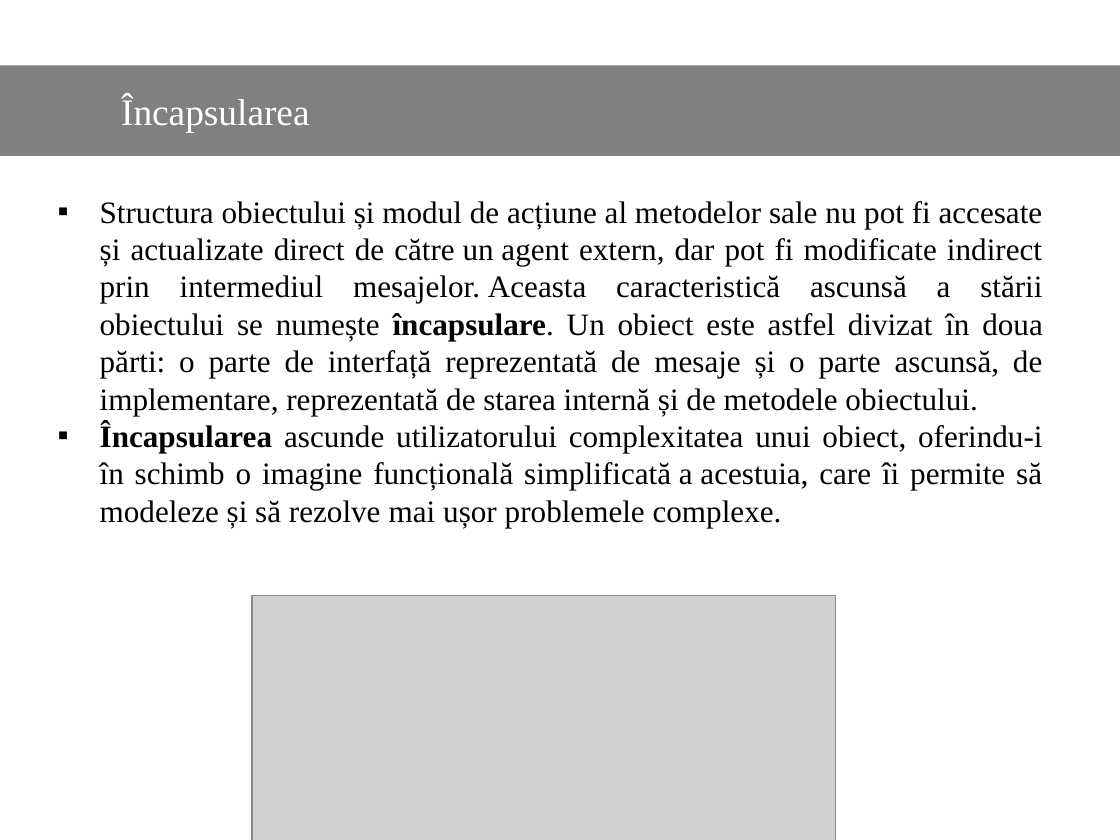
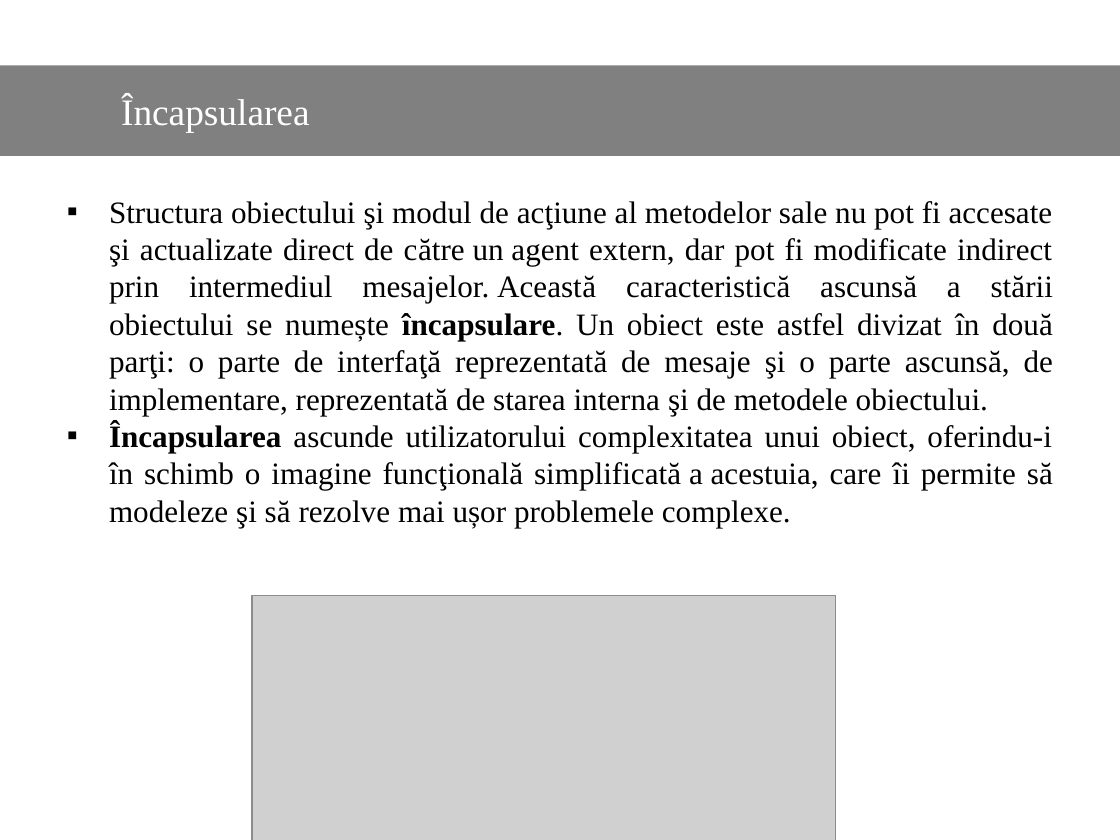
Before and after one commit to Dani25/BDOO, a slide deck: slide 15 of bdoo.pptx. Drawn at 1120x840 pixels with LibreOffice and Linux fonts; fonts in the diff are those of the drawing; grey boxes stand for pictures. Boxes give left, top, right and bottom in pixels: in the first picture for what was removed or moved away, otherwise in the second. Text is boxed around its words. In the diff, an @@ line names an element or a change of style, - is before the commit and + after.

```diff
--- a/bdoo.pptx
+++ b/bdoo.pptx
@@ text at box(109, 201, 1053, 527): text changed @@
-▪ Structura obiectului și modul de acțiune al metodelor sale nu pot fi accesate și actualizate direct de către un agent extern, dar pot fi modificate indirect prin intermediul mesajelor. Aceasta caracteristică ascunsă a stării obiectului se numește încapsulare. Un obiect este astfel divizat în doua părti: o parte de interfață reprezentată de mesaje și o parte ascunsă, de implementare, reprezentată de starea internă și de metodele obiectului.
-▪ Încapsularea ascunde utilizatorului complexitatea unui obiect, oferindu-i în schimb o imagine funcțională simplificată a acestuia, care îi permite să modeleze și să rezolve mai ușor problemele complexe.
+▪ Structura obiectului şi modul de acţiune al metodelor sale nu pot fi accesate şi actualizate direct de către un agent extern, dar pot fi modificate indirect prin intermediul mesajelor. Această caracteristică ascunsă a stării obiectului se numește încapsulare. Un obiect este astfel divizat în două parţi: o parte de interfaţă reprezentată de mesaje şi o parte ascunsă, de implementare, reprezentată de starea interna şi de metodele obiectului.
+▪ Încapsularea ascunde utilizatorului complexitatea unui obiect, oferindu-i în schimb o imagine funcţională simplificată a acestuia, care îi permite să modeleze şi să rezolve mai ușor problemele complexe.
```
Also in this commit, not shown: 13 other slides changed.
